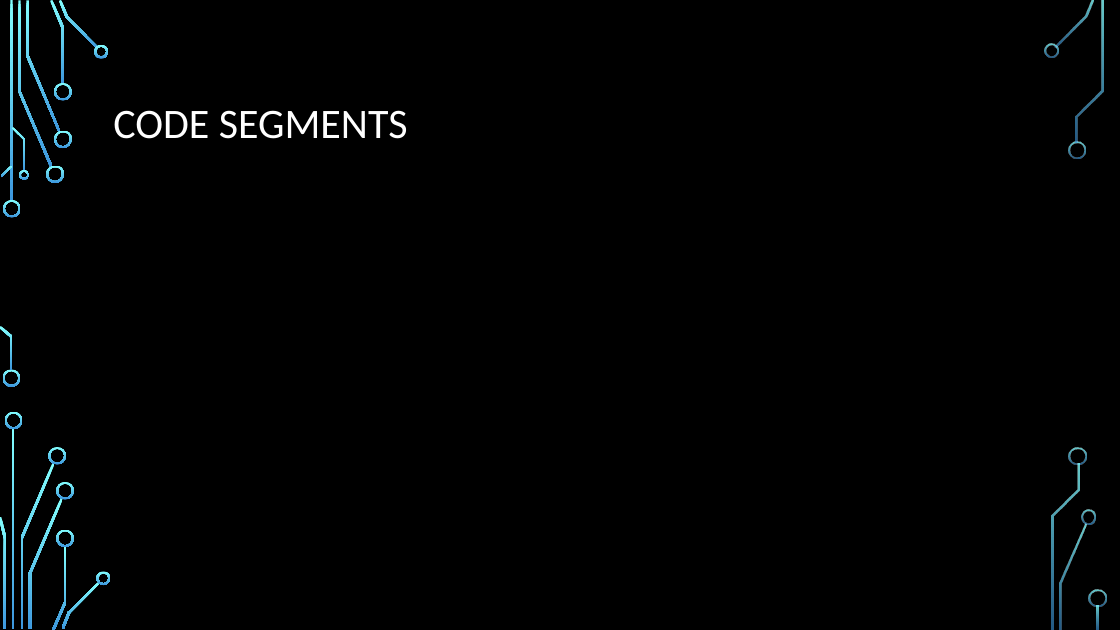
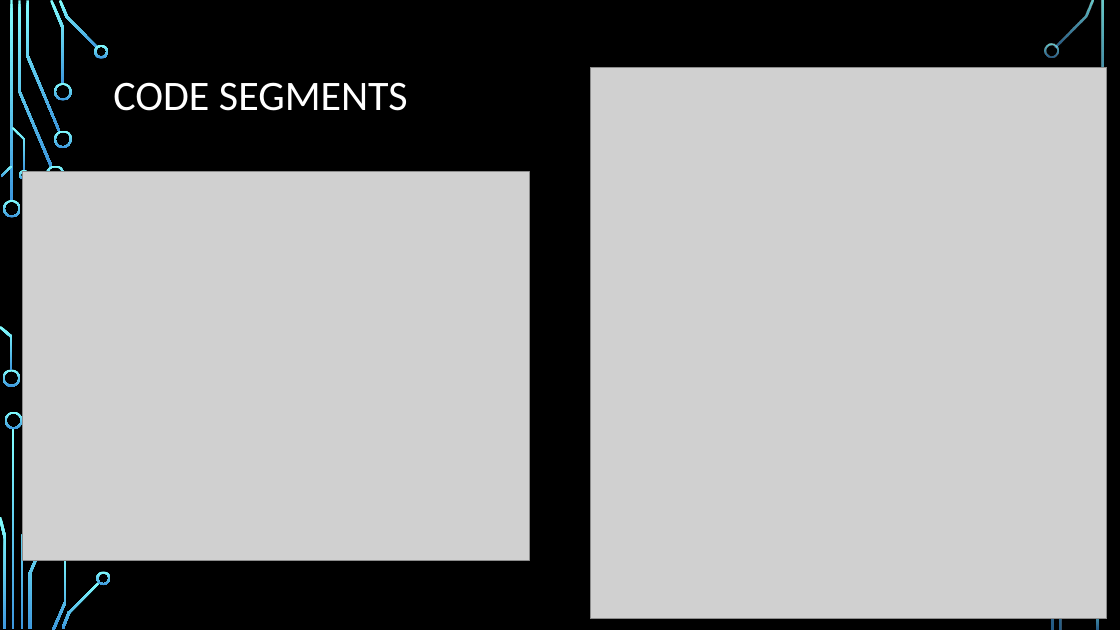
Before and after one commit to jpallechio/IT426FINAL-ORM, a slide deck: slide 8 of active-record-pattern.pptx. Drawn at 1120x630 pixels with LibreOffice and Linux fonts; fonts in the diff are those of the drawing; grey boxes stand for pictures; background and template pictures are left out. Boxes give left, top, right and bottom in pixels: in the first picture for what was removed or moved away, otherwise in the second. Text is boxed around its words. In the diff, an @@ line names an element or a change of style, - is before the commit and + after.

Commit message:
finished slides

```diff
--- a/active-record-pattern.pptx
+++ b/active-record-pattern.pptx
@@ title "CODE SEGMENTS": place and size @@
-title "CODE SEGMENTS" at bbox=[113, 110, 408, 139]
+title "CODE SEGMENTS" at bbox=[113, 82, 408, 111]
@@ picture added at bbox=[591, 67, 1107, 619] @@
@@ picture added at bbox=[23, 172, 529, 561] @@
@@ group removed at bbox=[49, 141, 1096, 547]: 6 freeform shapes @@
```
Also in this commit, not shown: 1 other slide changed, 1 slide added, 1 other file.
